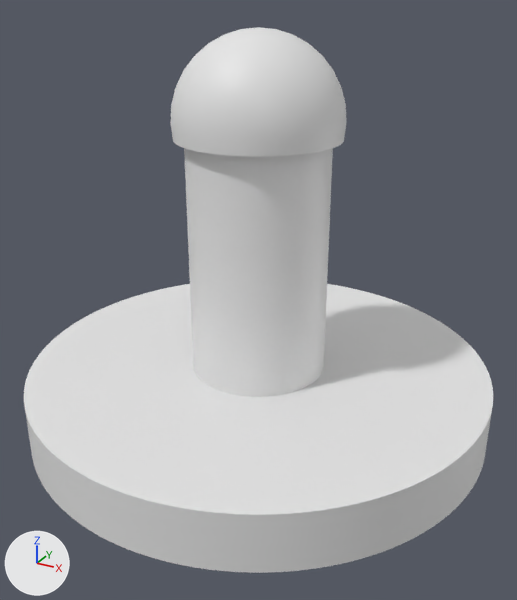
What one commit did to the Blender file Pieza reloj/Pieza reloj.blend.
Camera for both pictures: a 50 mm lens placed at (0.00562, -0.01022, 0.00688), pointed at (0.0002, -0.00036, 0.00195). Arrows for +X, +Y and +Z are at lower left; the lights stay in place.

Names of what the first picture shows: 'Base', 'Palo', 'Pirolo'.
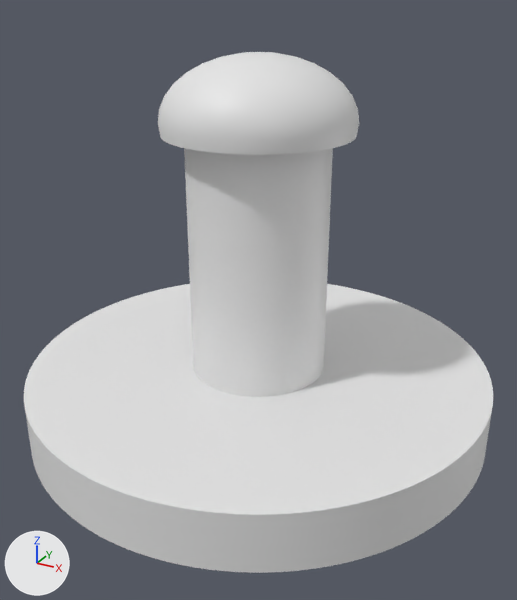
Commit message: Pirolo changed

The edits, one by one:
Object 'Pirolo' (ob_pirolo) is rescaled from (1.0, 1.0, 1.0) to (1.14, 1.14, 0.743).

Pixel boxes (x1, y1, x2, y2) of what changed, in the pictures (517 x 600 px):
'Pirolo', rescaled (13% wider, 21% shorter): before (170, 27, 347, 157); after (158, 52, 359, 155)
